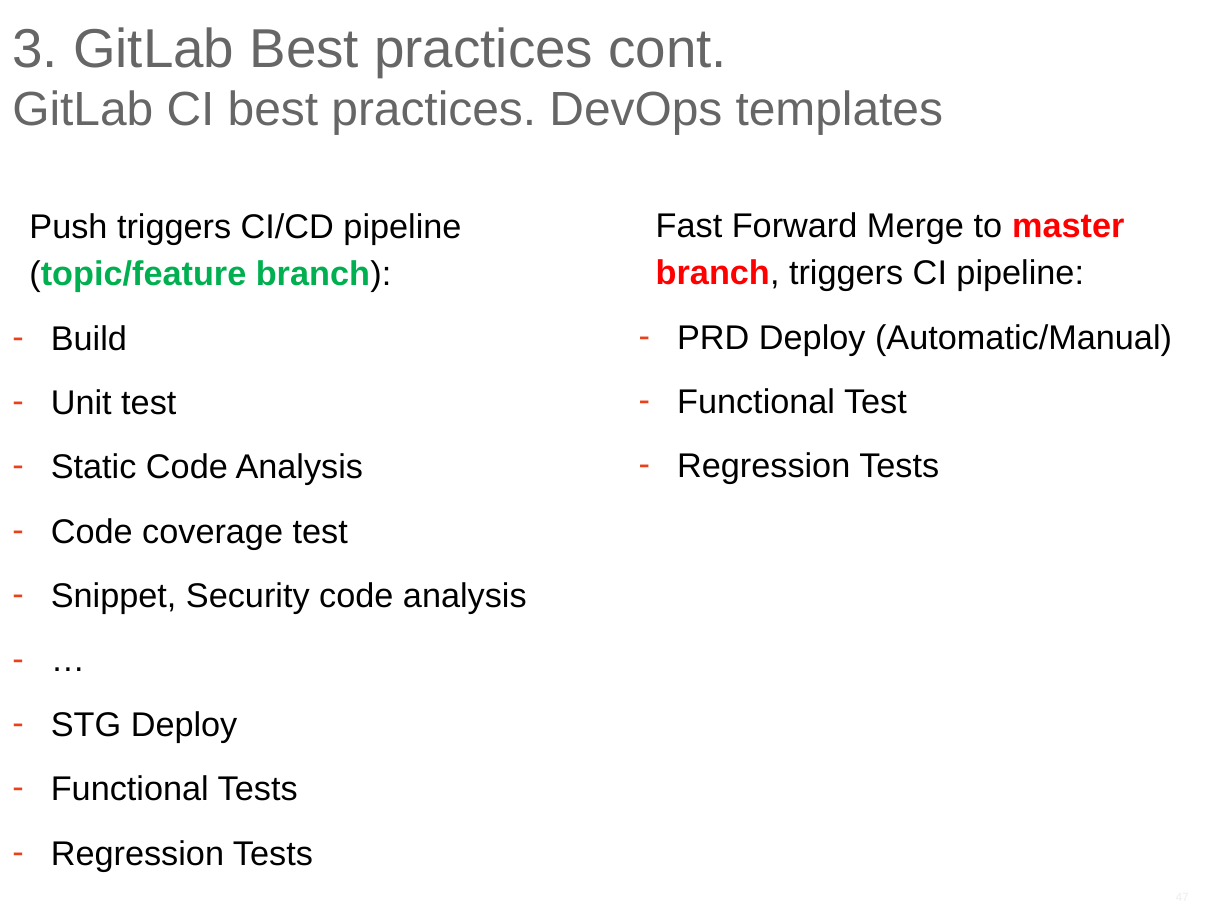
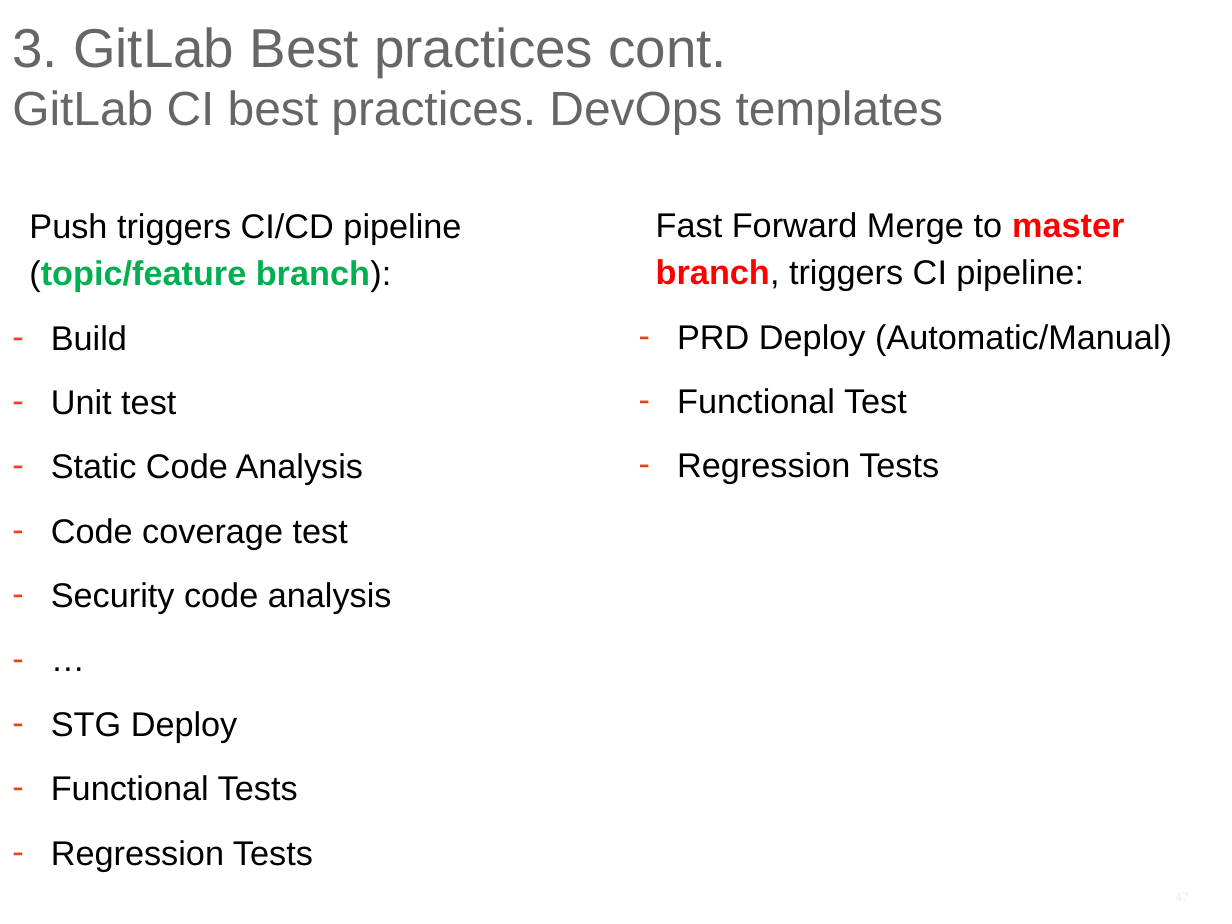
Before and after one commit to ilyaro/mysite, a slide deck: slide 47 of WorkStuff/Courses/Git/Git_Gitlab_Best_Practices/Git_Gitlab_BestPractices.pptx. Drawn at 1232x924 pixels with LibreOffice and Linux fonts; fonts in the diff are those of the drawing. Boxes give left, top, right and bottom in pixels: in the first picture for what was removed or moved away, otherwise in the second. Text is boxed around its words. In the diff, an @@ line names an element or a change of style, - is before the commit and + after.

Commit message:
last version of best practices from CKP

```diff
--- a/WorkStuff/Courses/Git/Git_Gitlab_Best_Practices/Git_Gitlab_BestPractices.pptx
+++ b/WorkStuff/Courses/Git/Git_Gitlab_Best_Practices/Git_Gitlab_BestPractices.pptx
@@ text at (51, 582, 392, 614): text changed @@
-– Snippet, Security code analysis
+– Security code analysis
```
Also in this commit, not shown: 5 other slides changed.
